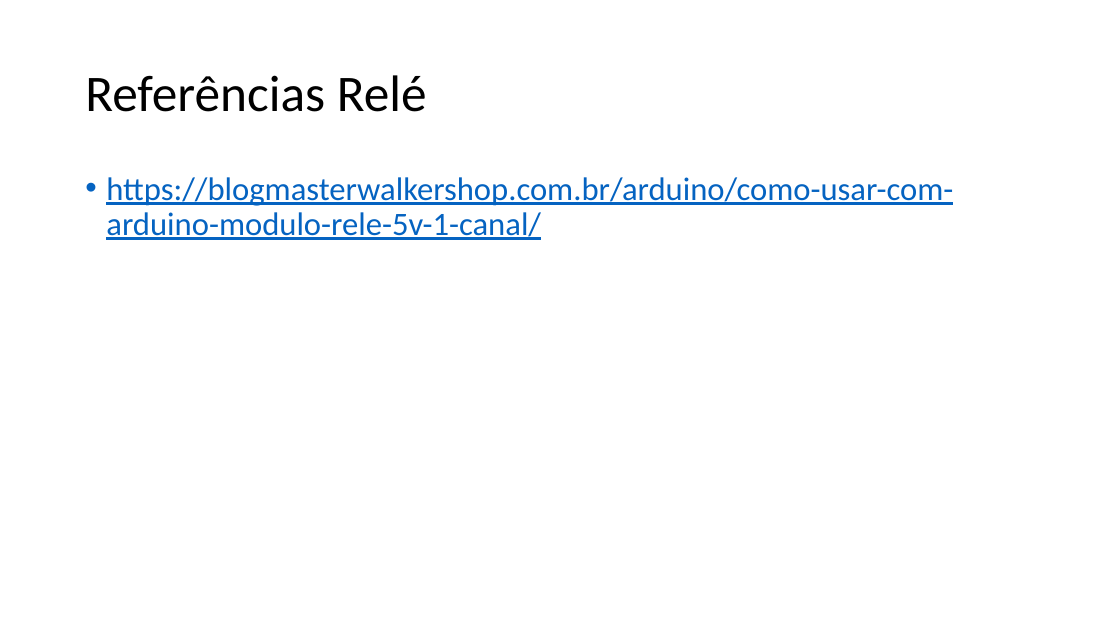
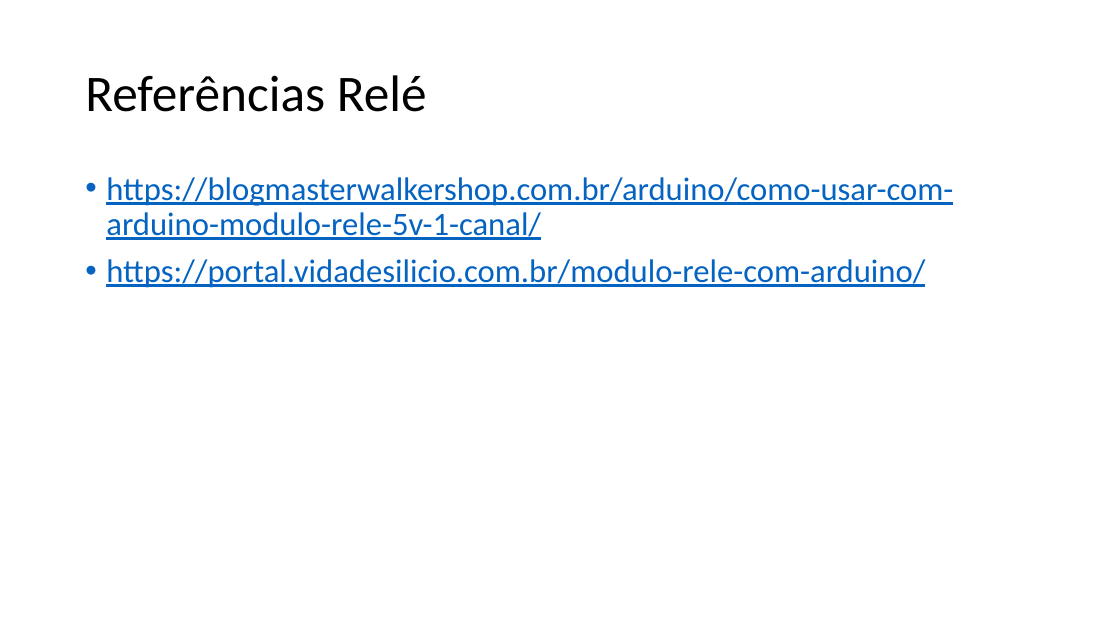
Before and after one commit to salmo-jr/public-slides, a slide deck: slide 34 of arduino-bluetooth.pptx. Drawn at 1120x630 pixels with LibreOffice and Linux fonts; fonts in the diff are those of the drawing. Boxes give left, top, right and bottom in pixels: in the first picture for what was removed or moved away, otherwise in the second. Text is boxed around its words. In the diff, an @@ line names an element or a change of style, - is before the commit and + after.

Commit message:
adição de referência para relé

```diff
--- a/arduino-bluetooth.pptx
+++ b/arduino-bluetooth.pptx
@@ text at bbox=[106, 259, 925, 288]: paragraph added @@
+• https://portal.vidadesilicio.com.br/modulo-rele-com-arduino/
```
